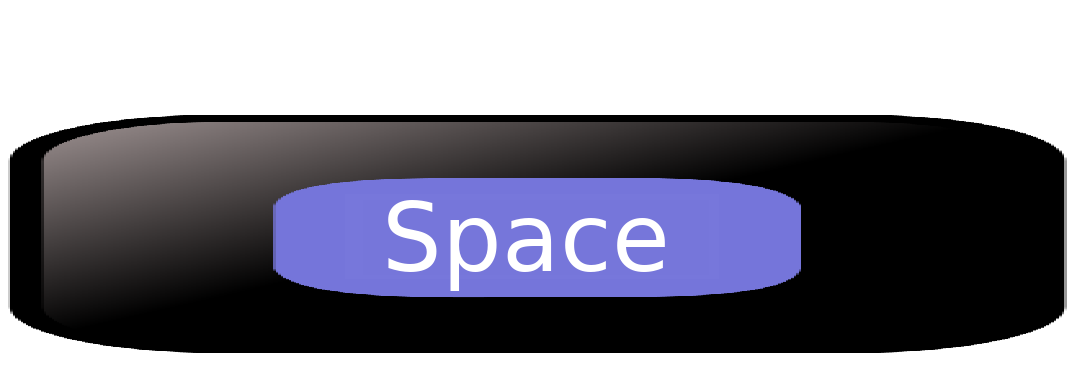
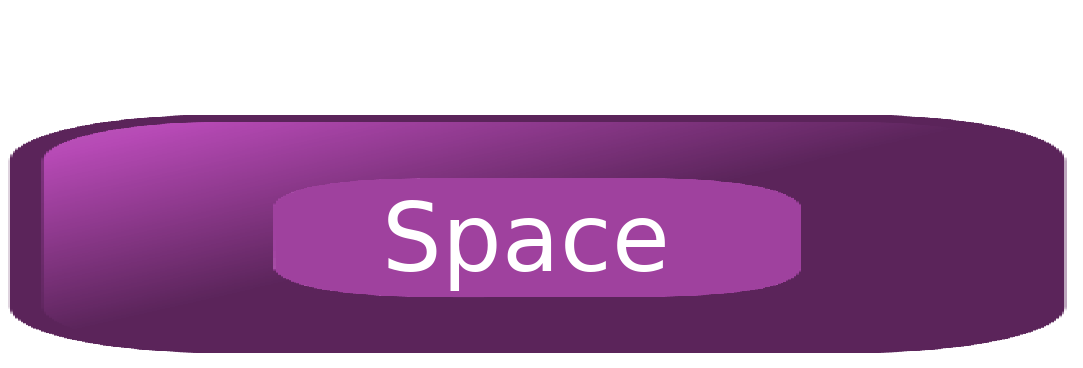
Layers edited between the first and the second 1083x368 image:
painted on "Calque #1" over (8, 115, 1067, 353)
